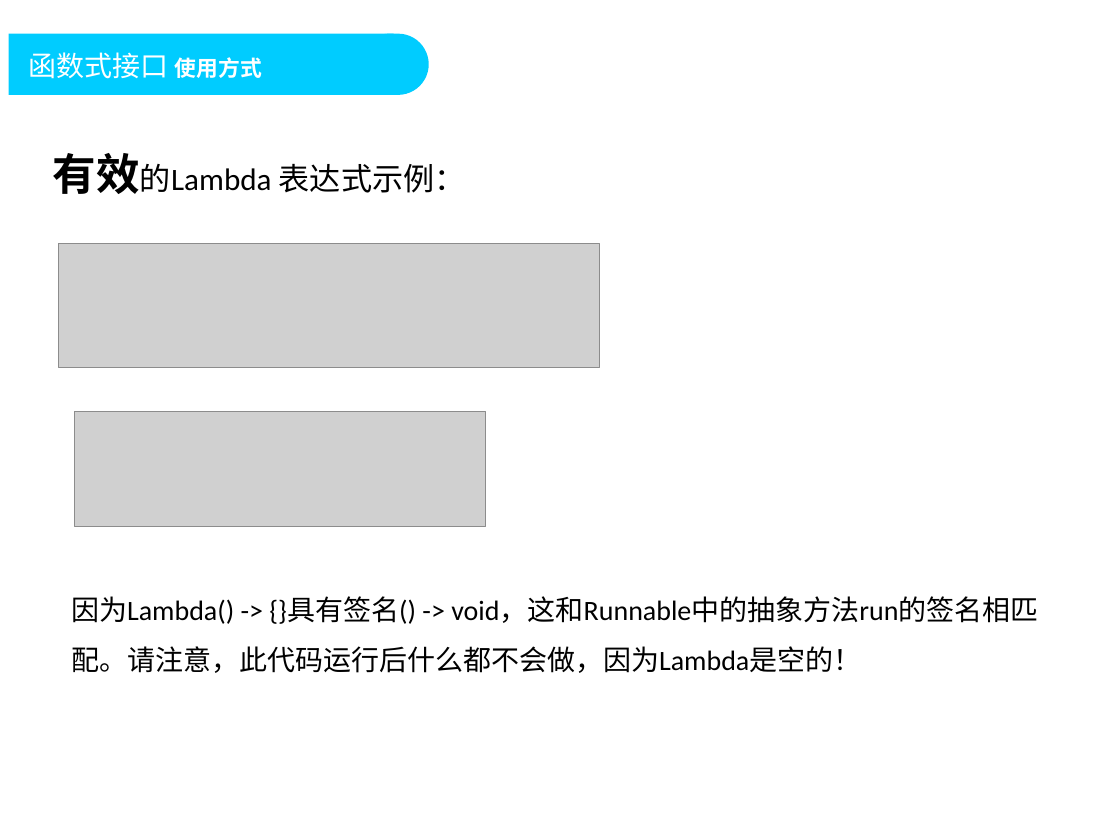
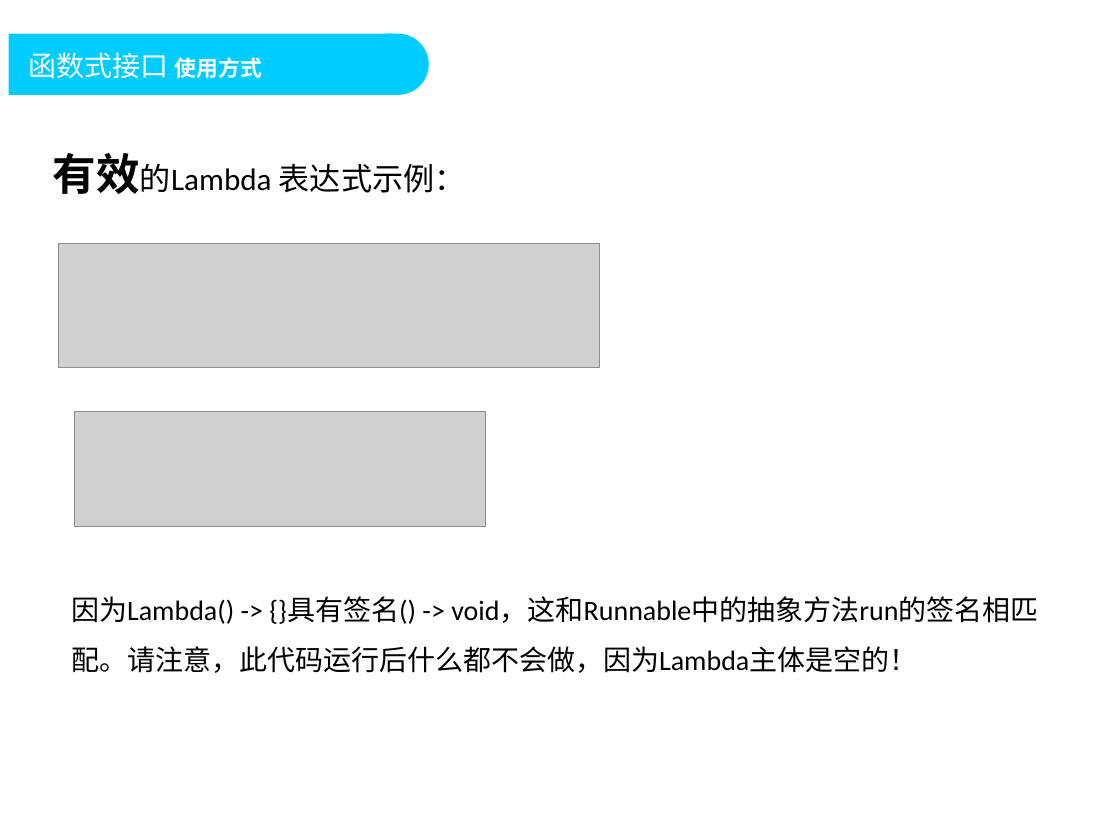
Before and after one commit to DoublePoint/MVC, a slide deck: slide 25 of 04相关插件/Java8/Java高级教程2.pptx (slide 26 before the commit). Drawn at 1120x840 pixels with LibreOffice and Linux fonts; fonts in the diff are those of the drawing; grey boxes stand for pictures; background and template pictures are left out. Boxes give left, top, right and bottom in pixels: in the first picture for what was removed or moved away, otherwise in the second. Text is boxed around its words. In the diff, an @@ line names an element or a change of style, - is before the commit and + after.

```diff
--- a/04相关插件/Java8/Java高级教程2.pptx
+++ b/04相关插件/Java8/Java高级教程2.pptx
@@ text at <box>71,596,1038,673</box>: text changed @@
-因为Lambda() -> {}具有签名() -> void，这和Runnable中的抽象方法run的签名相匹配。请注意，此代码运行后什么都不会做，因为Lambda是空的！
+因为Lambda() -> {}具有签名() -> void，这和Runnable中的抽象方法run的签名相匹配。请注意，此代码运行后什么都不会做，因为Lambda主体是空的！
```
Also in this commit, not shown: 35 other slides changed, 7 slides added, 1 slide removed, 14 other files.
